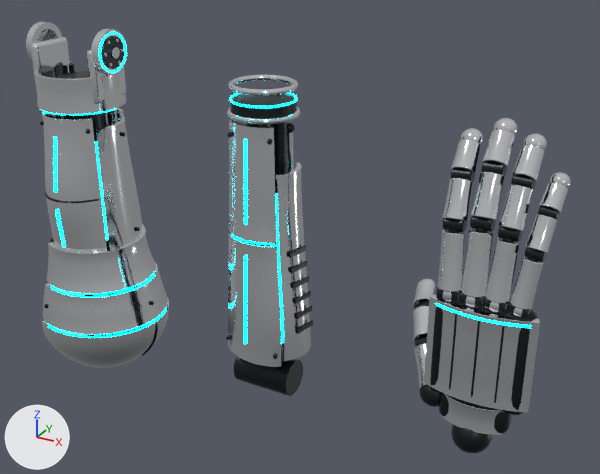
One commit to the glTF model project-chrome/assets/models/arm-mk1.glb: the scene before it, then after it.
Both versions are drawn from a 50 mm camera at (1.931, -2.02, 1.519) aimed at (0.763, 0.104, 0.457). Every picture has the same lights, and +X, +Y and +Z are marked at lower left. The picture after the commit comes second. Where no turn or scale is listed for an object, it has been applied to the vertices. Vertices at exactly the same position are counted once.

In view in the first picture: 'Forearm', 'Hand', 'Index1', 'Index2', 'Index3', 'Middle1', 'Middle2', 'Middle3', 'Pinky1', 'Pinky2', 'Pinky3', 'Ring1', 'Ring2', 'Ring3', 'Thumb1', 'Thumb2', 'Thumb3', 'UpperArm'.
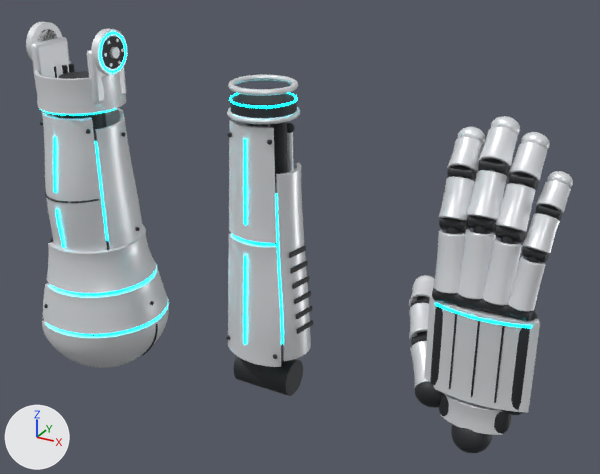
Changed parts and their boxes [x1, y1, x2, y2] in the pictures (600 x 474 px):
'UpperArm', surface changed (lighter): [26, 22, 169, 368] in both
'Forearm', surface changed (lighter): [226, 75, 312, 393] in both
'Hand', surface changed (lighter): [424, 296, 540, 453] in both
'Middle1', surface changed, reshaped (17% wider): before [459, 228, 493, 310]; after [455, 226, 495, 311]
'Ring1', surface changed, reshaped: before [483, 238, 519, 315]; after [483, 237, 522, 317]
'Index1', surface changed: [436, 229, 465, 303] in both
'Middle2', surface changed: [470, 171, 504, 232] in both
'Middle3', surface changed: [482, 118, 517, 175] in both
'Ring2', surface changed: [498, 184, 533, 242] in both
'Pinky1', surface changed: [508, 258, 543, 319] in both
'Ring3', surface changed: [511, 134, 547, 188] in both
'Index2', surface changed: [443, 178, 472, 232] in both
'Index3', surface changed, reshaped (18% wider): before [451, 128, 483, 182]; after [447, 127, 485, 182]
'Pinky2', surface changed: [525, 214, 557, 262] in both
'Pinky3', surface changed: [538, 172, 571, 219] in both
'Thumb1', surface changed: [415, 343, 440, 407] in both
'Thumb2', surface changed, reshaped (24% wider): before [413, 306, 429, 347]; after [409, 303, 429, 345]
'Thumb3', surface changed, reshaped: before [413, 278, 436, 310]; after [409, 275, 435, 308]

The change, as a diff of the scene's bpy script:
```diff
--- a/project-chrome/assets/models/arm-mk1.glb.py
+++ b/project-chrome/assets/models/arm-mk1.glb.py
@@ mat_shell @@
 mat_shell.base_color = (0.85, 0.87, 0.9)  # white #edf0f3
-mat_shell.metallic = 1.0
-mat_shell.roughness = 0.1
+mat_shell.metallic = 0.4
+mat_shell.roughness = 0.38
@@ me_index3 @@
 # used by ob_index3; location = (1.278, 0.098, 0.755)
-me_index3.from_pydata(...)  # 574 vertices, 1128 faces; spans x -0.0373..0.0341, y -0.021..0.0982, z -0.0228..0.1117
+me_index3.from_pydata(...)  # 574 vertices, 1128 faces; spans x -0.0452..0.0426, y -0.0345..0.1046, z -0.029..0.119
+# me_index3 part 1: the whole mesh is multiplied about the mesh origin by the matrix ((1.25, 0.019, 0.0), (0.019, 1.304, -0.273), (0.0, -0.273, 1.246))
 me_index3.materials.append(mat_shell)
@@ me_middle1 @@
 # used by ob_middle1; location = (1.367, 0.0, 0.44)
-me_middle1.from_pydata(...)  # 428 vertices, 840 faces; spans x -0.037..0.036, y -0.034..0.055, z -0.028..0.215
+me_middle1.from_pydata(...)  # 428 vertices, 840 faces; spans x -0.046..0.045, y -0.054..0.065, z -0.029..0.216
+# me_middle1 part 2: the whole mesh is multiplied about the mesh origin by the matrix ((1.25, 0.002, 0.004), (0.002, 1.533, -0.094), (0.004, -0.094, 1.017))
 me_middle1.materials.append(mat_shell)
@@ me_ring1 @@
 # used by ob_ring1; location = (1.433, 0.0, 0.44)
-me_ring1.from_pydata(...)  # 428 vertices, 840 faces; spans x -0.033..0.037, y -0.032..0.051, z -0.027..0.202
+me_ring1.from_pydata(...)  # 428 vertices, 840 faces; spans x -0.042..0.045, y -0.051..0.061, z -0.028..0.203
+# me_ring1 part 3: the whole mesh is multiplied about the mesh origin by the matrix ((1.25, -0.003, -0.008), (-0.003, 1.533, -0.094), (-0.008, -0.094, 1.017))
 me_ring1.materials.append(mat_shell)
@@ me_thumb2 @@
 # used by ob_thumb2; location = (1.197, 0.128, 0.183)
-me_thumb2.from_pydata(...)  # 428 vertices, 840 faces; spans x -0.0778..0.0351, y -0.0265..0.1138, z -0.0326..0.081
+me_thumb2.from_pydata(...)  # 428 vertices, 840 faces; spans x -0.0873..0.044, y -0.0322..0.119, z -0.0443..0.0961
+# me_thumb2 part 4: the whole mesh is multiplied about the mesh origin by the matrix ((1.245, 0.138, -0.033), (0.138, 1.183, -0.215), (-0.033, -0.215, 1.372))
 me_thumb2.materials.append(mat_shell)
@@ me_thumb3 @@
 # used by ob_thumb3; location = (1.145, 0.233, 0.239)
-me_thumb3.from_pydata(...)  # 574 vertices, 1128 faces; spans x -0.064..0.033, y -0.025..0.127, z -0.031..0.053
+me_thumb3.from_pydata(...)  # 574 vertices, 1128 faces; spans x -0.073..0.043, y -0.027..0.128, z -0.044..0.067
+# me_thumb3 part 5: the whole mesh is multiplied about its middle by the matrix ((1.286, 0.109, -0.095), (0.109, 1.063, -0.13), (-0.095, -0.13, 1.451))
 me_thumb3.materials.append(mat_shell)
```
